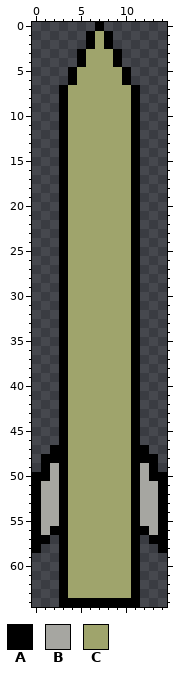
Edited in one commit: sprite sheet (src/textures/missile.png). Above, as it was before the edit.
The file is 15x65 pixels.
Palette (. is transparent): A #000000  B #a6a6a1  C #9fa46c
Pixels before, first column x 0:
 0 .......A.......
 1 ......ACA......
 2 ......ACA......
 3 .....ACCCA.....
 4 .....ACCCA.....
 5 ....ACCCCCA....
 6 ....ACCCCCA....
 7 ...ACCCCCCCA...
 8 ...ACCCCCCCA...
 9 ...ACCCCCCCA...
10 ...ACCCCCCCA...
11 ...ACCCCCCCA...
12 ...ACCCCCCCA...
13 ...ACCCCCCCA...
14 ...ACCCCCCCA...
15 ...ACCCCCCCA...
16 ...ACCCCCCCA...
17 ...ACCCCCCCA...
18 ...ACCCCCCCA...
19 ...ACCCCCCCA...
20 ...ACCCCCCCA...
21 ...ACCCCCCCA...
22 ...ACCCCCCCA...
23 ...ACCCCCCCA...
24 ...ACCCCCCCA...
25 ...ACCCCCCCA...
26 ...ACCCCCCCA...
27 ...ACCCCCCCA...
28 ...ACCCCCCCA...
29 ...ACCCCCCCA...
30 ...ACCCCCCCA...
31 ...ACCCCCCCA...
32 ...ACCCCCCCA...
33 ...ACCCCCCCA...
34 ...ACCCCCCCA...
35 ...ACCCCCCCA...
36 ...ACCCCCCCA...
37 ...ACCCCCCCA...
38 ...ACCCCCCCA...
39 ...ACCCCCCCA...
40 ...ACCCCCCCA...
41 ...ACCCCCCCA...
42 ...ACCCCCCCA...
43 ...ACCCCCCCA...
44 ...ACCCCCCCA...
45 ...ACCCCCCCA...
46 ...ACCCCCCCA...
47 ..AACCCCCCCAA..
48 .AAACCCCCCCAAA.
49 .ABACCCCCCCABA.
50 AABACCCCCCCABAA
51 ABBACCCCCCCABBA
52 ABBACCCCCCCABBA
53 ABBACCCCCCCABBA
54 ABBACCCCCCCABBA
55 ABBACCCCCCCABBA
56 ABAACCCCCCCAABA
57 AA.ACCCCCCCA.AA
58 A..ACCCCCCCA..A
59 ...ACCCCCCCA...
60 ...ACCCCCCCA...
61 ...ACCCCCCCA...
62 ...ACCCCCCCA...
63 ...ACCCCCCCA...
64 ...AAAAAAAAA...
New version:
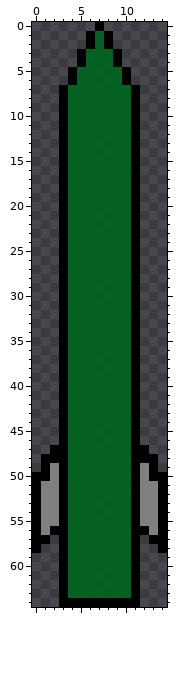
Change:
colour B: #a6a6a1 -> #808080
colour C: #9fa46c -> #00651fe9
Boxes around the changes in both pictures, in picture pixels (x1, y1, x2, y2):
changed: (41, 31, 158, 598)
